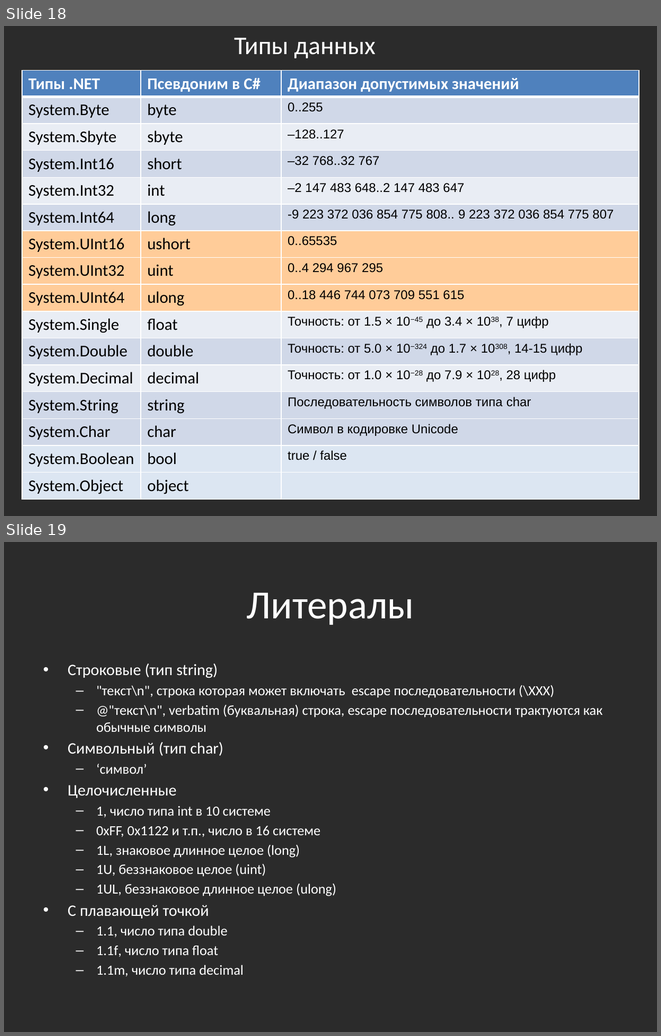
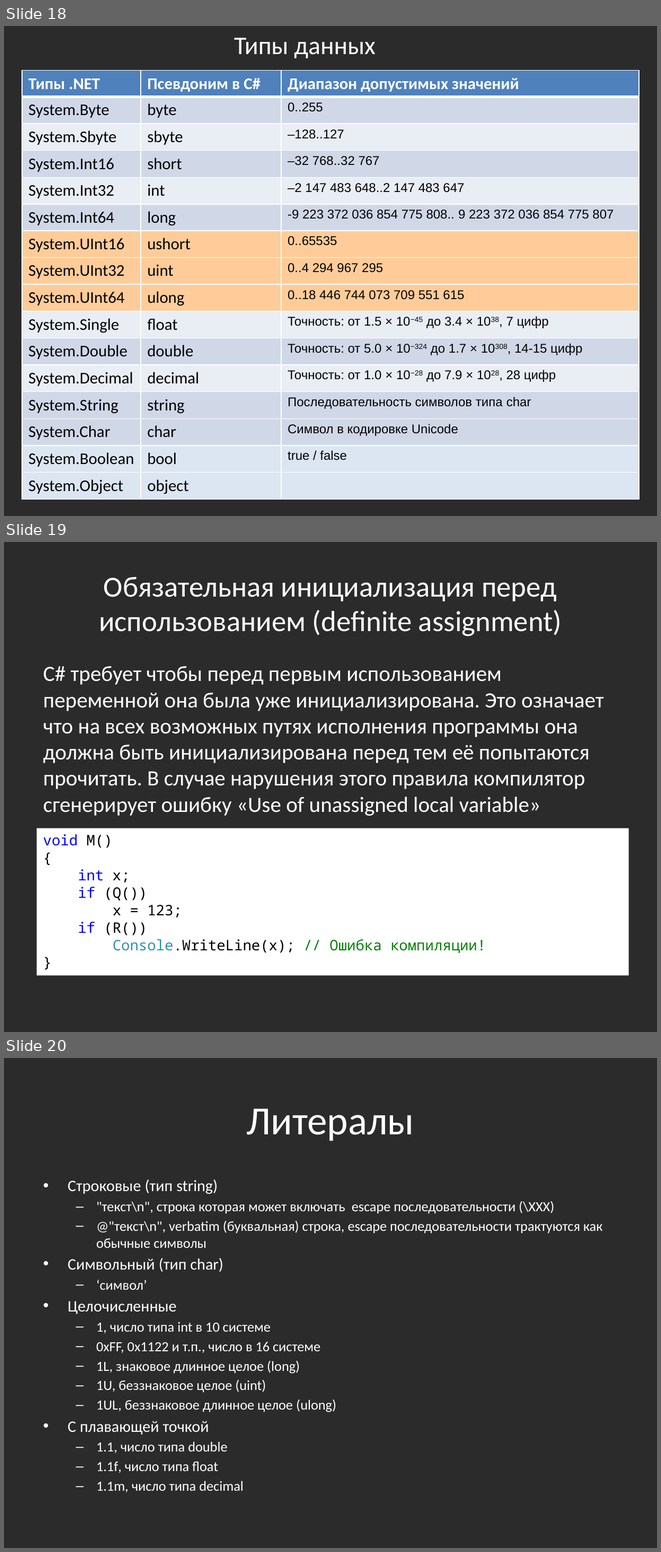
Before and after one commit to bazile/Training, a slide deck: Presentation/lesson-01.pptx. Shown one above the other, each under a label of ours: slides 18 and 19 before the commit, slides 18, 19 and 20 after it. The pictures are 661x1036 and 661x1552 pixels, drawn with LibreOffice and Linux fonts; fonts in the diff are those of the drawing; background and template pictures are left out; a plain dark background stands for a picture behind light text. Boxes give left, top, right and bottom in pixels: in the first picture for what was removed or moved away, otherwise in the second. Text is boxed around its words. In the diff, an @@ line names an element or a change of style, - is before the commit and + after.

Commit message:
Definite assignment

```diff
--- a/Presentation/lesson-01.pptx
+++ b/Presentation/lesson-01.pptx
@@ slide 19 added at bbox=[4, 542, 657, 1032], background picture (left out) @@
@@ title added at bbox=[99, 576, 562, 636], 32 pt, text #FFFFFF @@
+Обязательная инициализация перед использованием (definite assignment)
@@ text added at bbox=[43, 666, 604, 815], 24 pt, text #FFFFFF @@
+C# требует чтобы перед первым использованием переменной она была уже инициализирована. Это означает что на всех возможных путях исполнения программы она должна быть инициализирована перед тем её попытаются прочитать. В случае нарушения этого правила компилятор сгенерирует ошибку «Use of unassigned local variable»
@@ rectangle added at bbox=[37, 828, 629, 976], fill #FFFFFF, 16 pt, text #000000 @@
+void M()
+{
+int x;
+if (Q())
+x = 123;
+if (R())
+Console.WriteLine(x); // Ошибка компиляции!
+}
@@ what was slide 19 is now slide 20 @@
```
Also in this commit, not shown: 1 slide changed.
